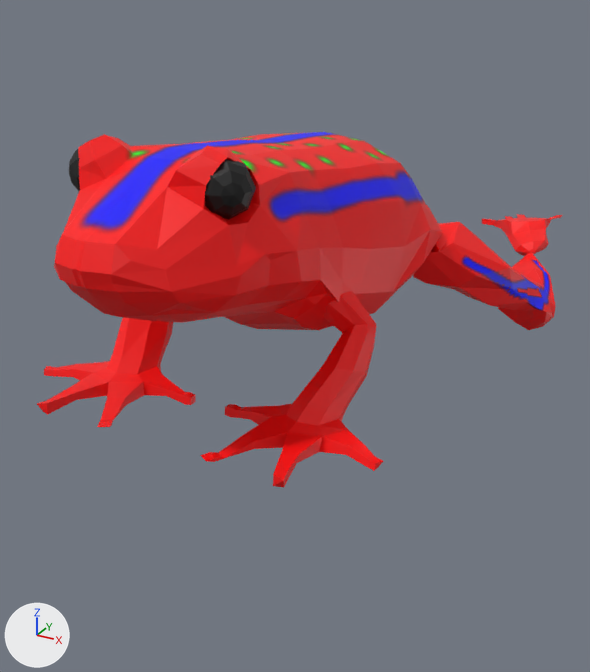
Two versions of the FBX model Assets/FBX/Frog.fbx, one commit apart.
One viewpoint serves both versions: a 50 mm lens placed at (2.64, -4.51, 2.39), pointed at (-0.49, 1.17, -0.45). The axes (+X, +Y, +Z) are drawn at lower left. The lights are the same throughout. The first picture is the older version.

Names of what the first picture shows: 'FrontLegL.001'.
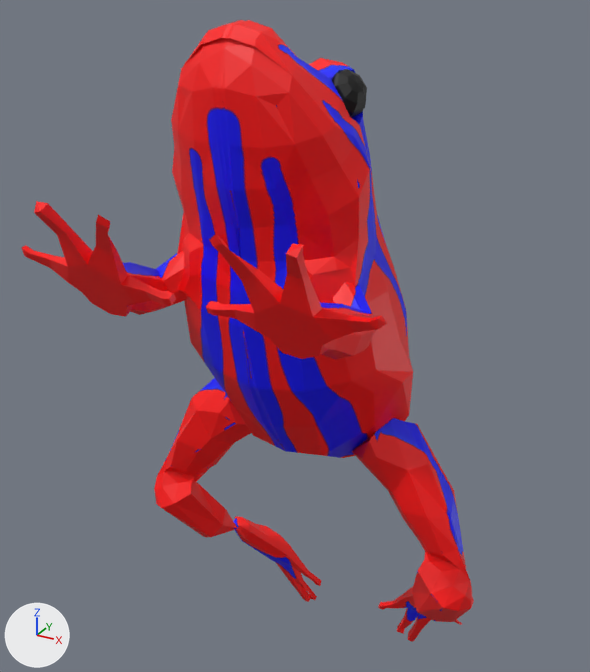
What differs and where, as boxes [x1, y1, x2, y2] in the pictures (590 x 672 px; the box of a moved part takes in the faces that stretch with it):
'FrontLegL.001', surface changed, reshaped (14% narrower, 75% taller)
    before: [37, 132, 562, 488]
    after: [21, 20, 474, 642]
part 1 of me_node_mesh_007, moved or reshaped
    before: [37, 317, 196, 427]
    after: [21, 201, 186, 317]
part 2 of me_node_mesh_007, moved or reshaped
    before: [200, 291, 383, 488]
    after: [206, 234, 387, 360]
part 3 of me_node_mesh_007, moved or reshaped
    before: [54, 132, 443, 330]
    after: [171, 20, 413, 458]
part 4 of me_node_mesh_007, moved or reshaped (not visible before)
    after: [154, 378, 321, 602]
part 5 of me_node_mesh_007, moved or reshaped
    before: [413, 214, 562, 330]
    after: [352, 418, 474, 642]
part 6 of me_node_mesh_007, moved or reshaped
    before: [205, 159, 256, 220]
    after: [332, 69, 367, 118]
part 7 of me_node_mesh_007, moved or reshaped (not visible afterwards)
    before: [69, 149, 80, 191]

The change, as a diff of the scene's bpy script:
```diff
--- a/Assets/FBX/Frog.fbx.py
+++ b/Assets/FBX/Frog.fbx.py
@@ img_stripes_png @@
+img_stripes_png = load_image('Stripes.png', '../Stripes.png', 1024, 1024, 'sRGB')
@@ mat_material @@
 mat_material = principled_material('Material')
-mat_material.texture = img_frogbasecolor_png  # with its transparency
+mat_material.texture = img_stripes_png
@@ me_node_mesh_007 @@
 # used by ob_frontlegl_001; location = (0.0, 0.0, 0.0)
-me_node_mesh_007.from_pydata(...)  # 1032 vertices, 1922 faces; spans x -1.47..1.47, y -1.83..4.36, z -0.34..1.64
+me_node_mesh_007.from_pydata(...)  # 1032 vertices, 1922 faces; spans x -1.47..1.47, y -1.25..1.69, z -3.78..2.17
+# me_node_mesh_007 part 1: the loose piece of 121 vertices spanning x -1.23..-0.13, y -1.41..-0.11, z -0.1..0.9 is turned -60 degrees about the x axis through its middle, then moved by (0.0, 0.23, 0.46)
+# me_node_mesh_007 part 2: the loose piece of 121 vertices spanning x 0.13..1.23, y -1.41..-0.11, z -0.1..0.9 is turned -60 degrees about the x axis through its middle, then moved by (0.0, 0.23, 0.46)
+# me_node_mesh_007 part 3: the loose piece of 360 vertices spanning x -0.85..0.85, y -1.83..1.61, z 0.07..1.64 is turned -60 degrees about the x axis through its middle, then moved by (0.0, 0.29, -0.33)
+# me_node_mesh_007 part 4: the loose piece of 157 vertices spanning x -1.47..-0.32, y 0.96..4.36, z -0.34..0.68 is turned -60 degrees about the x axis through its middle, then moved by (0.0, -1.68, -2.39)
+# me_node_mesh_007 part 5: the loose piece of 157 vertices spanning x 0.32..1.47, y 0.96..4.36, z -0.34..0.68 is turned -60 degrees about the x axis through its middle, then moved by (0.0, -1.68, -2.39)
+# me_node_mesh_007 part 6: the loose piece of 58 vertices spanning x 0.24..0.56, y -1.33..-1.01, z 1.28..1.59 is turned -60 degrees about the x axis through its middle, then moved by (0.0, 1.32, 0.29)
+# me_node_mesh_007 part 7: the loose piece of 58 vertices spanning x -0.56..-0.24, y -1.33..-1.01, z 1.28..1.59 is turned -60 degrees about the x axis through its middle, then moved by (0.0, 1.32, 0.29)
 me_node_mesh_007.materials.append(mat_material_002)
```
